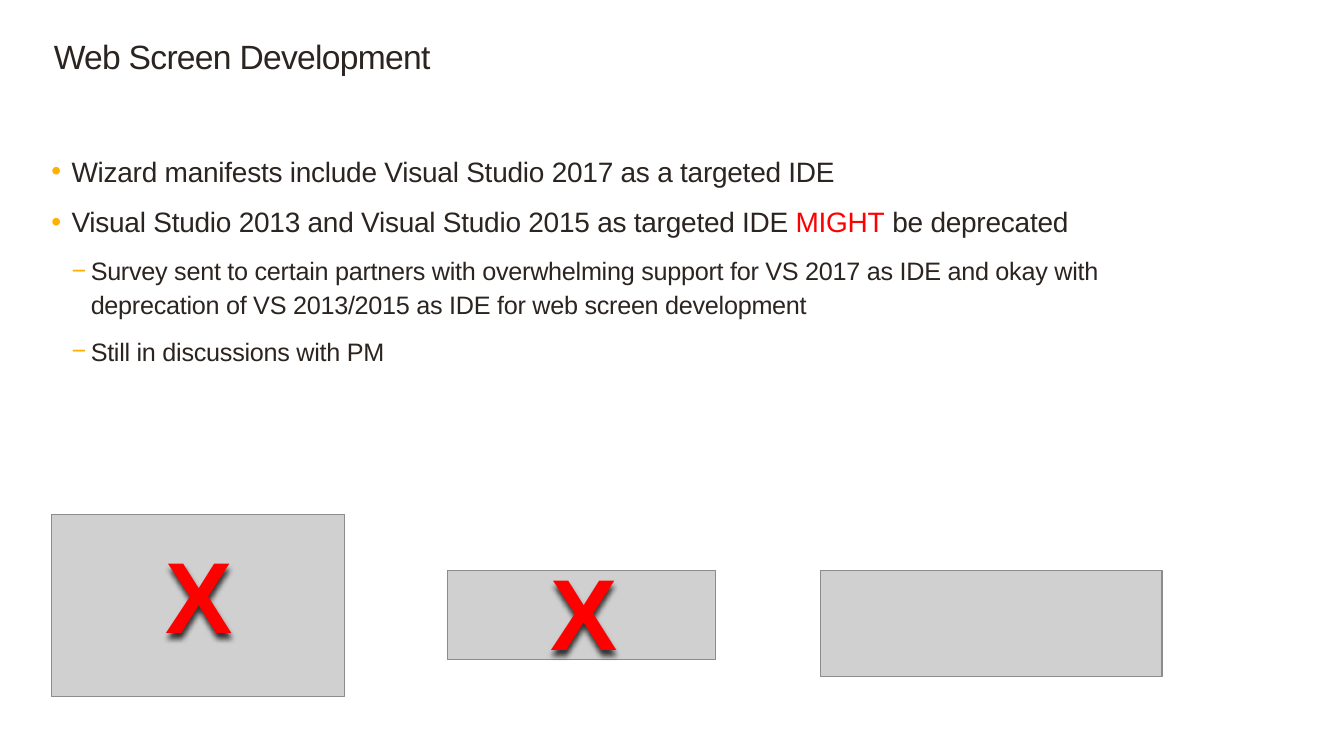
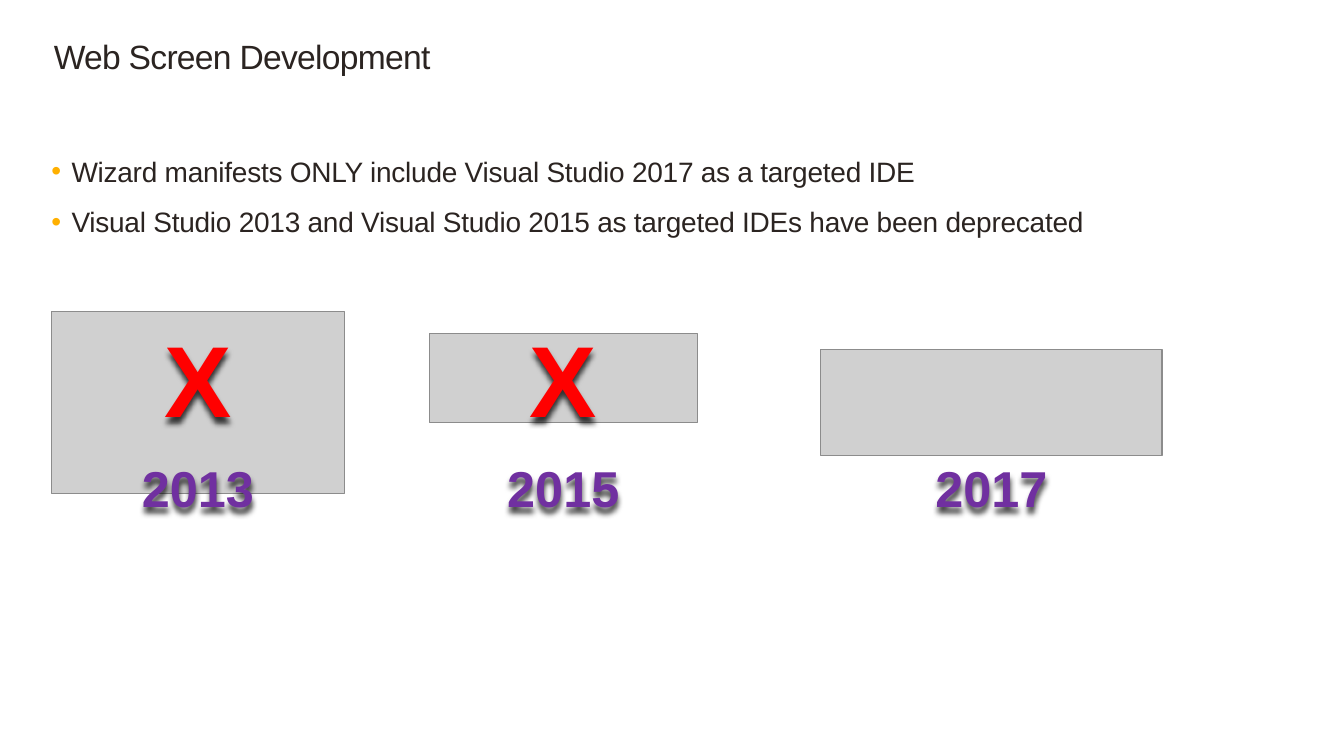
Before and after one commit to SageNADev/Sage300-SDK, a slide deck: slide 3 of docs/presentations/Sage300SDK_2019WebSDKOverview.pptx (slide 4 before the commit). Drawn at 1344x756 pixels with LibreOffice and Linux fonts; fonts in the diff are those of the drawing; grey boxes stand for pictures; background and template pictures are left out. Boxes give left, top, right and bottom in pixels: in the first picture for what was removed or moved away, otherwise in the second. Text is boxed around its words. In the diff, an @@ line names an element or a change of style, - is before the commit and + after.

Commit message:
2019 presentation update

```diff
--- a/docs/presentations/Sage300SDK_2019WebSDKOverview.pptx
+++ b/docs/presentations/Sage300SDK_2019WebSDKOverview.pptx
@@ text at (x1=72, y1=161, x2=1084, y2=238): text changed; size 18 to 20 pt @@
-  • Wizard manifests include Visual Studio 2017 as a targeted IDE
-  • Visual Studio 2013 and Visual Studio 2015 as targeted IDE MIGHT be deprecated
-    − Survey sent to certain partners with overwhelming support for VS 2017 as IDE and okay with deprecation of VS 2013/2015 as IDE for web screen development
-    − Still in discussions with PM
+  • Wizard manifests ONLY include Visual Studio 2017 as a targeted IDE
+  • Visual Studio 2013 and Visual Studio 2015 as targeted IDEs have been deprecated
@@ text "X" moved from (x1=166, y1=563, x2=233, y2=641) to (x1=164, y1=347, x2=231, y2=426) @@
@@ picture moved from (x1=51, y1=514, x2=345, y2=696) to (x1=51, y1=312, x2=345, y2=493) @@
@@ text "X" rewrapped from (x1=550, y1=570, x2=617, y2=668) to (x1=530, y1=347, x2=597, y2=435) @@
@@ picture moved from (x1=448, y1=571, x2=716, y2=660) to (x1=430, y1=334, x2=698, y2=423) @@
@@ picture moved from (x1=821, y1=571, x2=1162, y2=677) to (x1=821, y1=350, x2=1162, y2=456) @@
@@ text added at (x1=142, y1=467, x2=254, y2=517), 36 pt, text #7030A0, bold @@
+2013
@@ text added at (x1=507, y1=467, x2=619, y2=517), 36 pt, text #7030A0, bold @@
+2015
@@ text added at (x1=935, y1=467, x2=1047, y2=517), 36 pt, text #7030A0, bold @@
+2017
```
Also in this commit, not shown: 5 other slides changed, 2 slides added, 1 slide removed.
